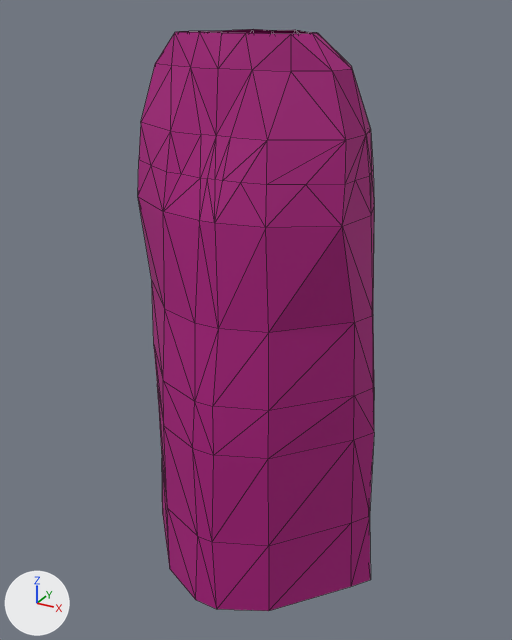
An edit to the OBJ model KinectFittingRoom/KinectFittingRoom/Resources/Models/Skirts/long_skirt_violet.obj, drawn before and after from the same camera.
One viewpoint serves both versions: a camera (50 mm lens) standing at (0.408, -0.811, 0.19) and looking at (0.016, -0.099, -0.166). Arrows for +X, +Y and +Z are at lower left; the lights stay in place. Mesh edges are drawn as thin lines. Where no turn or scale is listed for an object, it has been applied to the vertices.

Objects in the first picture: 'g1_avatar_skirt'.
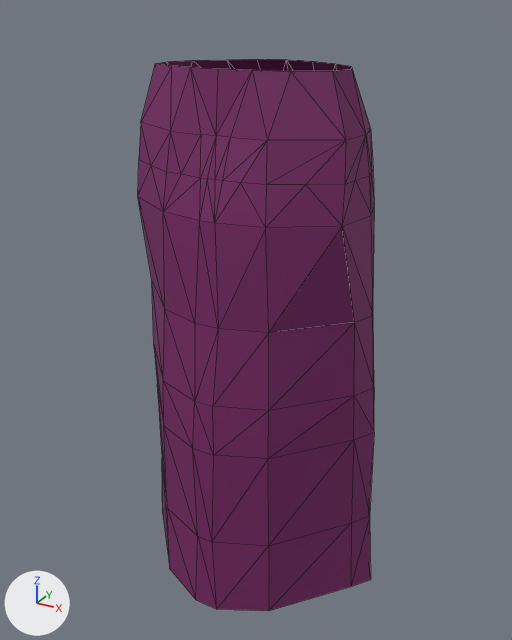
The newer file is also turned or shifted as a whole; pictures and numbers use the older file's frame.

Boxes (x1, y1, x2, y2) around the edits, measured in the pictures (512 x 640 px):
'g1_avatar_skirt', reshaped: before (138, 29, 374, 611); after (138, 59, 374, 611)
part 1 of me_g1_avatar_skirt, deleted (purple): before (155, 29, 352, 71)
part 2 of me_g1_avatar_skirt, recoloured: (138, 64, 374, 611) in both

Diff of the bpy script that builds the scene:
```diff
--- a/KinectFittingRoom/KinectFittingRoom/Resources/Models/Skirts/long_skirt_violet.obj.py
+++ b/KinectFittingRoom/KinectFittingRoom/Resources/Models/Skirts/long_skirt_violet.obj.py
@@ mat_material_001 @@
+mat_material_001 = principled_material('Material.001')
+mat_material_001.base_color = (0.181, 0.0157, 0.128)  # dark purple #762264
+mat_material_001.roughness = 0.7
@@ me_g1_avatar_skirt @@
 # used by ob_g1_avatar_skirt; location = (0.0, 0.0, 0.0)
-me_g1_avatar_skirt.from_pydata(...)  # 162 vertices, 294 faces; spans x -0.144..0.193, y -0.245..0.055, z -0.503..0.169
+me_g1_avatar_skirt.from_pydata(...)  # 146 vertices, 262 faces; spans x -0.144..0.193, y -0.245..0.055, z -0.503..0.137
+# me_g1_avatar_skirt part 1
+# 16 vertices are removed from x -0.053..0.101, y -0.182..-0.073, z 0.168..0.169
+# 32 faces are deleted
+# me_g1_avatar_skirt part 2: 262 faces spanning x -0.144..0.193, y -0.245..0.055, z -0.503..0.137 switch from mat_acmat_0 (pink #ab127e) to mat_material_001 (dark purple #762264)
```
